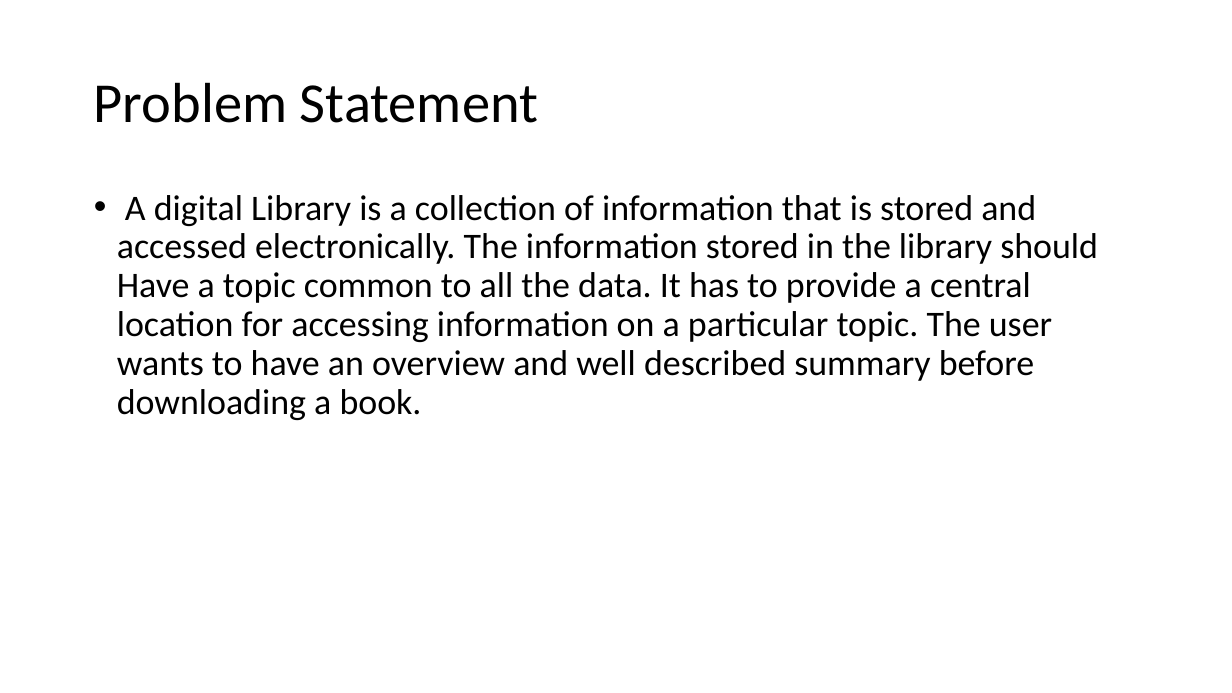
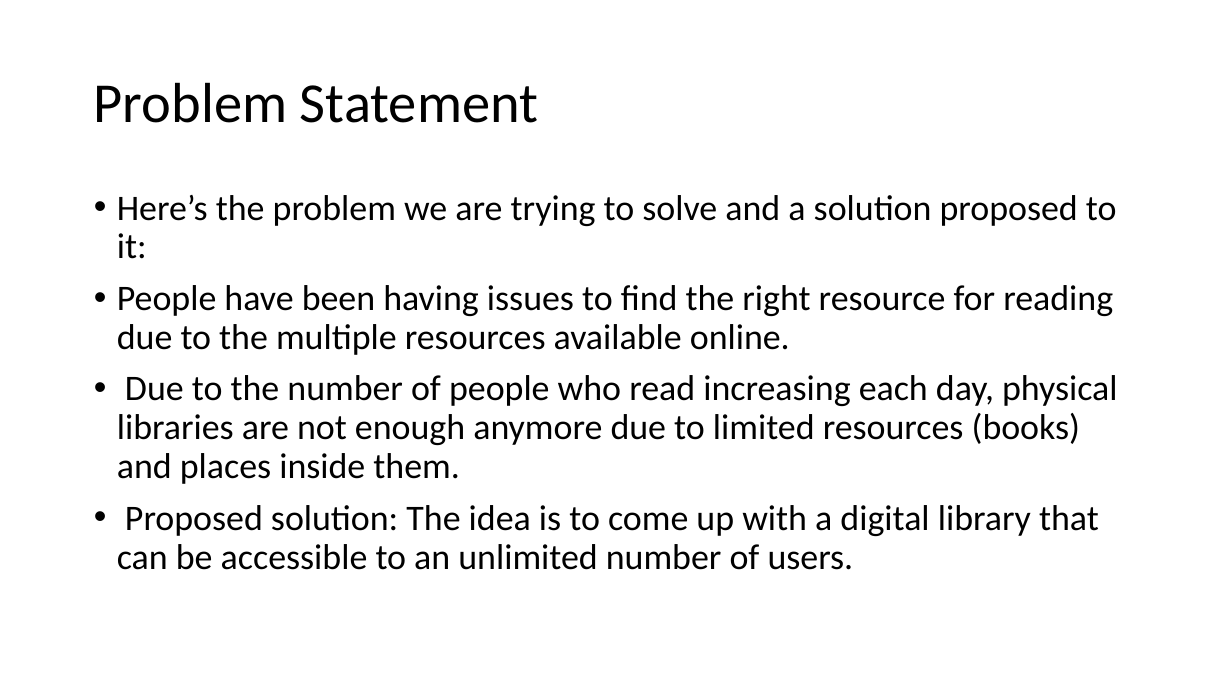
Before and after one commit to barakadanny/online-library, a slide deck: slide 2 of MilestoneI presentation format.pptx. Drawn at 1232x693 pixels with LibreOffice and Linux fonts; fonts in the diff are those of the drawing. Boxes give left, top, right and bottom in pixels: in the first picture for what was removed or moved away, otherwise in the second. Text is boxed around its words. In the diff, an @@ line names an element or a change of style, - is before the commit and + after.

```diff
--- a/MilestoneI presentation format.pptx
+++ b/MilestoneI presentation format.pptx
@@ text at (117,195,1117,570): text changed @@
-• A digital Library is a collection of information that is stored and accessed electronically. The information stored in the library should Have a topic common to all the data. It has to provide a central location for accessing information on a particular topic. The user wants to have an overview and well described summary before downloading a book.
+• Here’s the problem we are trying to solve and a solution proposed to it:
+• People have been having issues to find the right resource for reading due to the multiple resources available online.
+• Due to the number of people who read increasing each day, physical libraries are not enough anymore due to limited resources (books) and places inside them.
+• Proposed solution: The idea is to come up with a digital library that can be accessible to an unlimited number of users.
```
Also in this commit, not shown: 1 other slide changed, 40 other files.
